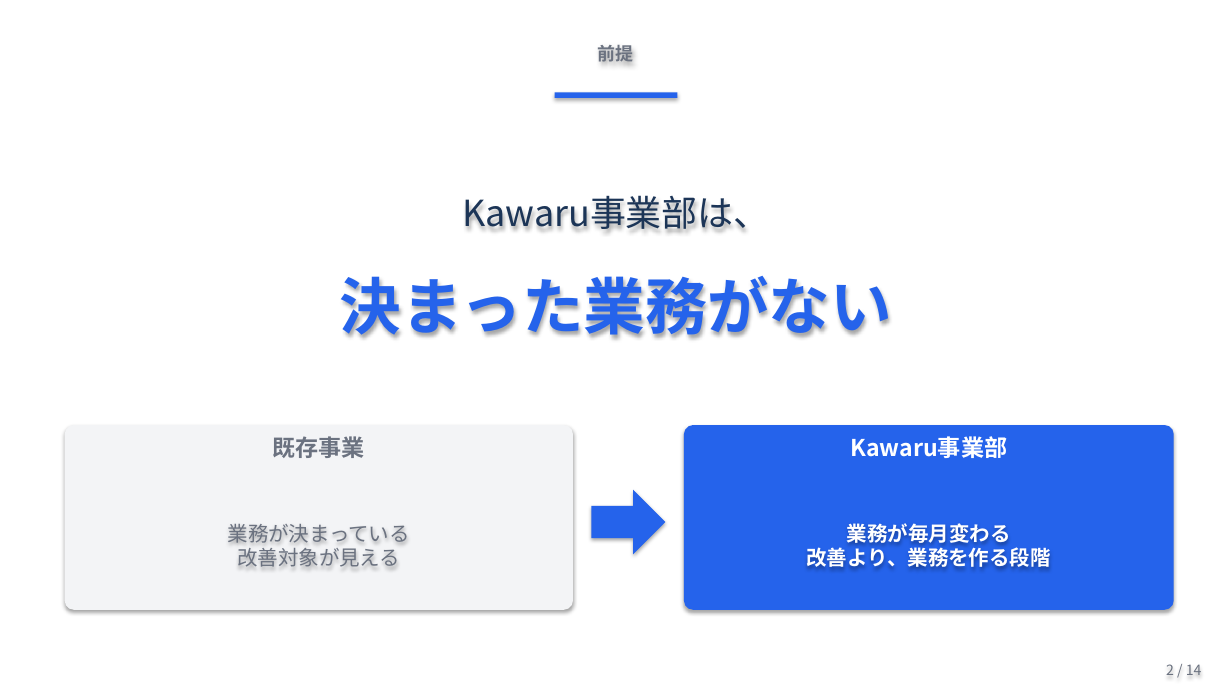
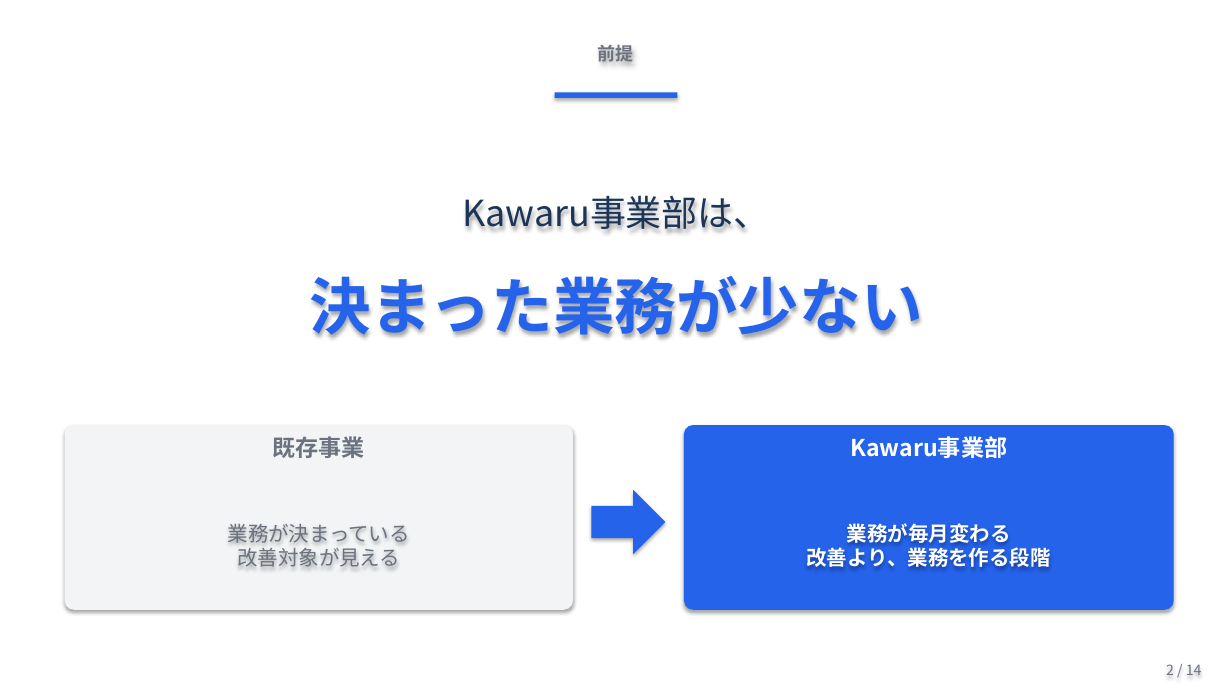
Before and after one commit to Ryunosuke-Okawa/Ryunosuke-n1, a slide deck: slide 2 of strategy/AI社員5人_発表_20260426.pptx. Drawn at 1232x693 pixels with LibreOffice and Linux fonts; fonts in the diff are those of the drawing. Boxes give left, top, right and bottom in pixels: in the first picture for what was removed or moved away, otherwise in the second. Text is boxed around its words. In the diff, an @@ line names an element or a change of style, - is before the commit and + after.

```diff
--- a/strategy/AI社員5人_発表_20260426.pptx
+++ b/strategy/AI社員5人_発表_20260426.pptx
@@ text at [309,276,923,339]: text changed @@
-決まった業務がない
+決まった業務が少ない
```
Also in this commit, not shown: 1 other file.
